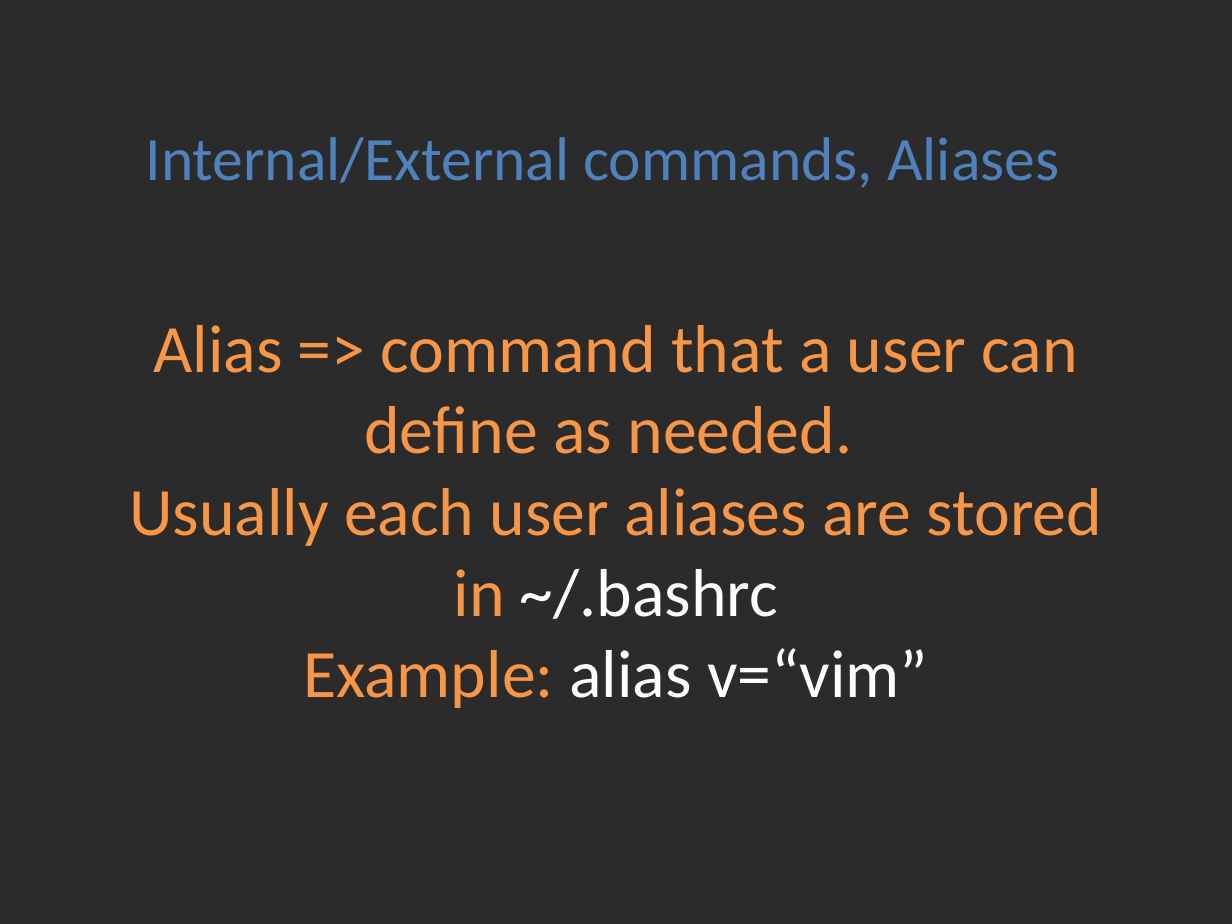
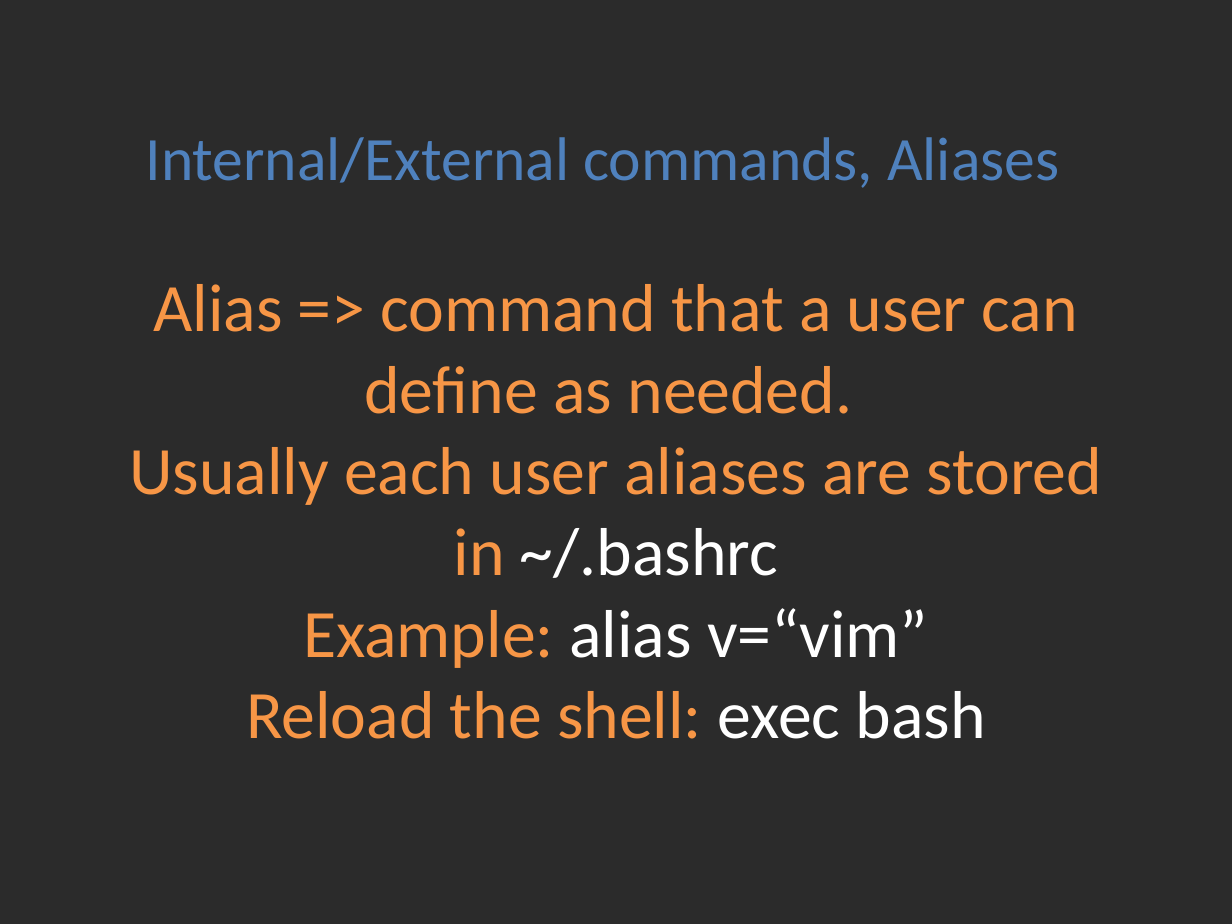
Before and after one commit to Academy-Soft-Intellect/Linux-Course, a slide deck: slide 1 of 2.Using_Essential_Tools/02-UsingEssentialTools.pptx. Drawn at 1232x924 pixels with LibreOffice and Linux fonts; fonts in the diff are those of the drawing; background and template pictures are left out; a plain dark background stands for a picture behind light text. Boxes give left, top, right and bottom in pixels: in the first picture for what was removed or moved away, otherwise in the second. Text is boxed around its words. In the diff, an @@ line names an element or a change of style, - is before the commit and + after.

```diff
--- a/2.Using_Essential_Tools/02-UsingEssentialTools.pptx
+++ b/2.Using_Essential_Tools/02-UsingEssentialTools.pptx
@@ title at box(129, 284, 1102, 739): text changed @@
-Alias => command that a user can define as needed.
-Usually each user aliases are stored in ~/.bashrc
-Example: alias v=“vim”
+Alias => command that a user can define as needed.
+Usually each user aliases are stored in ~/.bashrc
+Example: alias v=“vim”
+Reload the shell: exec bash
```
Also in this commit, not shown: 4 other slides changed, 1 other file.
